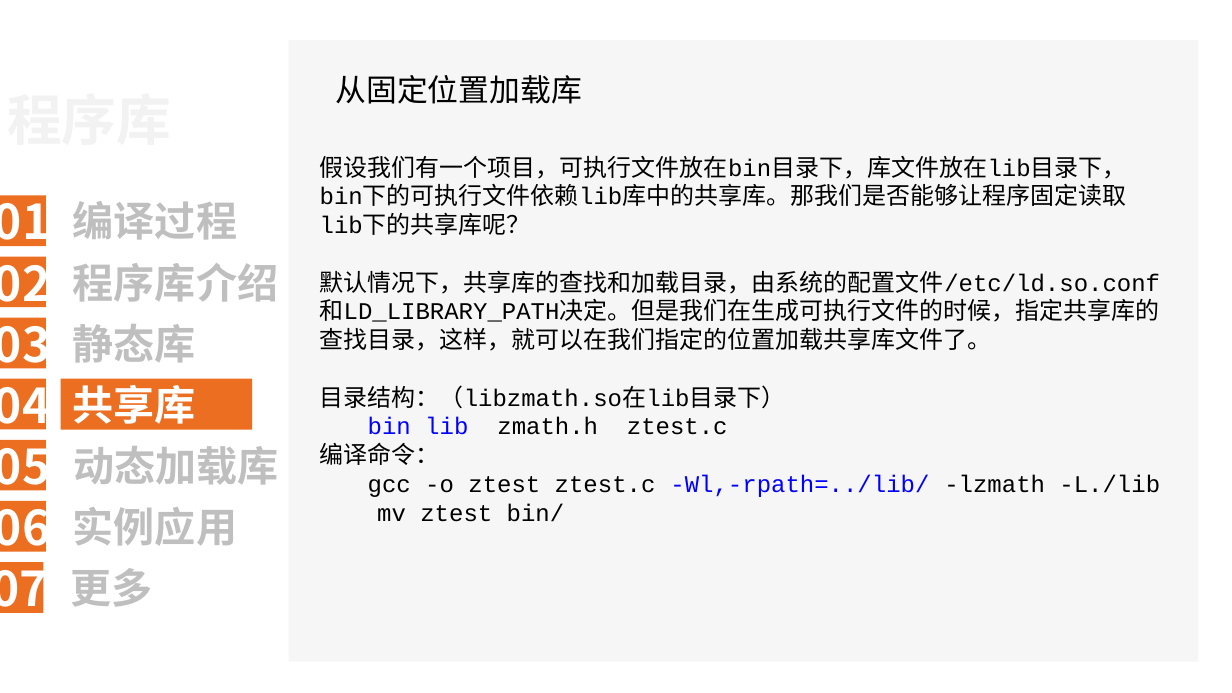
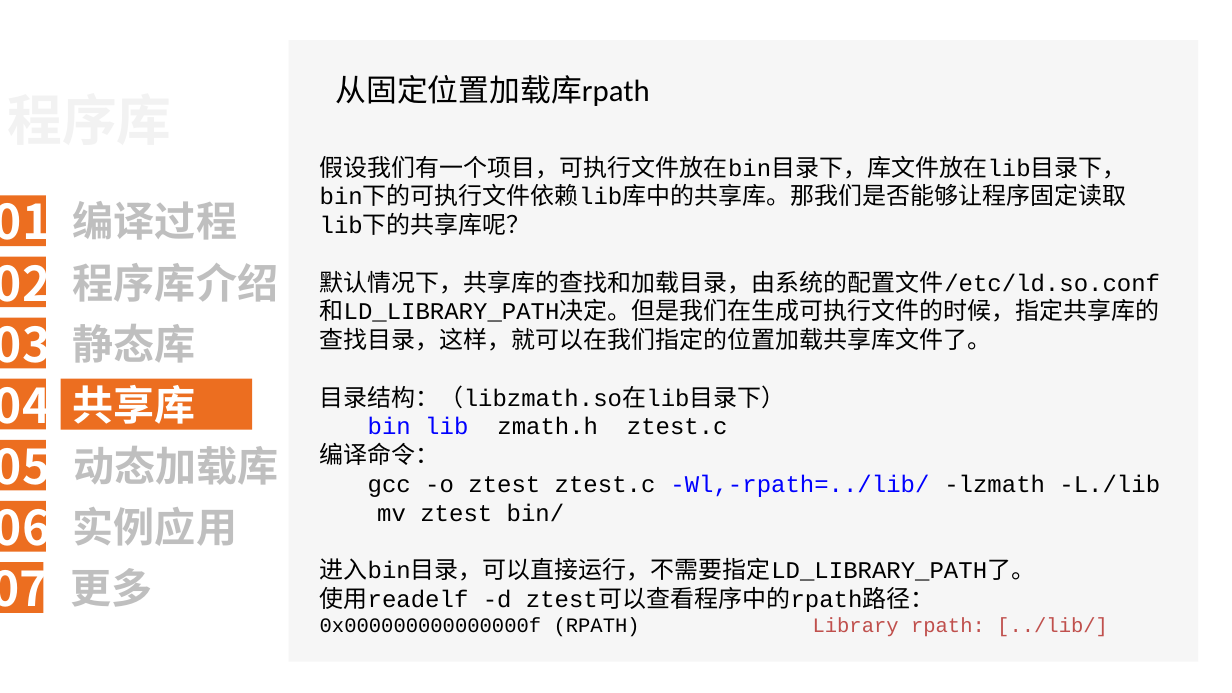
Before and after one commit to wzx-ssdut/program_library_study, a slide deck: slide 28 of Linux/LinuxProgramLibrary.ppt. Drawn at 1232x693 pixels with LibreOffice and Linux fonts; fonts in the diff are those of the drawing; background and template pictures are left out. Boxes give left, top, right and bottom in pixels: in the first picture for what was removed or moved away, otherwise in the second. Text is boxed around its words. In the diff, an @@ line names an element or a change of style, - is before the commit and + after.

```diff
--- a/Linux/LinuxProgramLibrary.ppt
+++ b/Linux/LinuxProgramLibrary.ppt
@@ text at (336,75,650,106): text changed @@
-从固定位置加载库
+从固定位置加载库rpath
@@ text at (320,558,1108,637): paragraphs added @@
+进入bin目录，可以直接运行，不需要指定LD_LIBRARY_PATH了。
+使用readelf -d ztest可以查看程序中的rpath路径：
+0x000000000000000f (RPATH) Library rpath: [../lib/]
```
Also in this commit, not shown: 2 other slides changed, 9 slides added, 4 slides removed, 57 other files.
